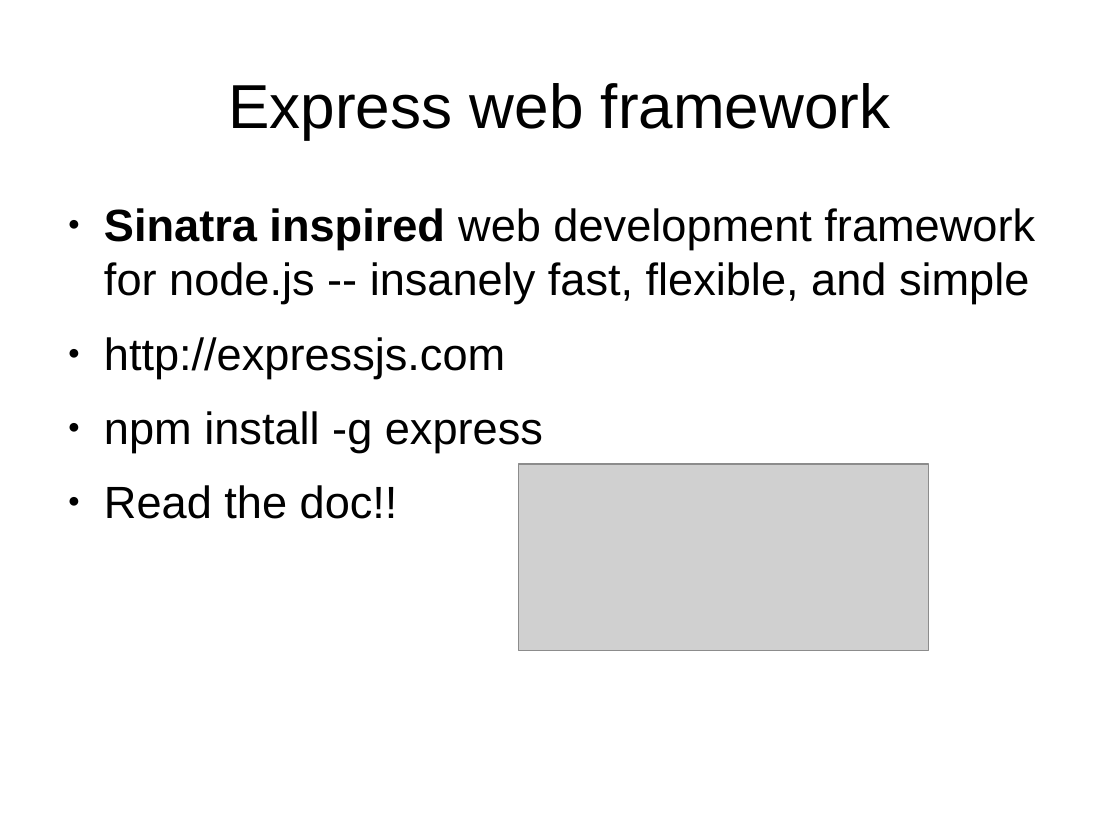
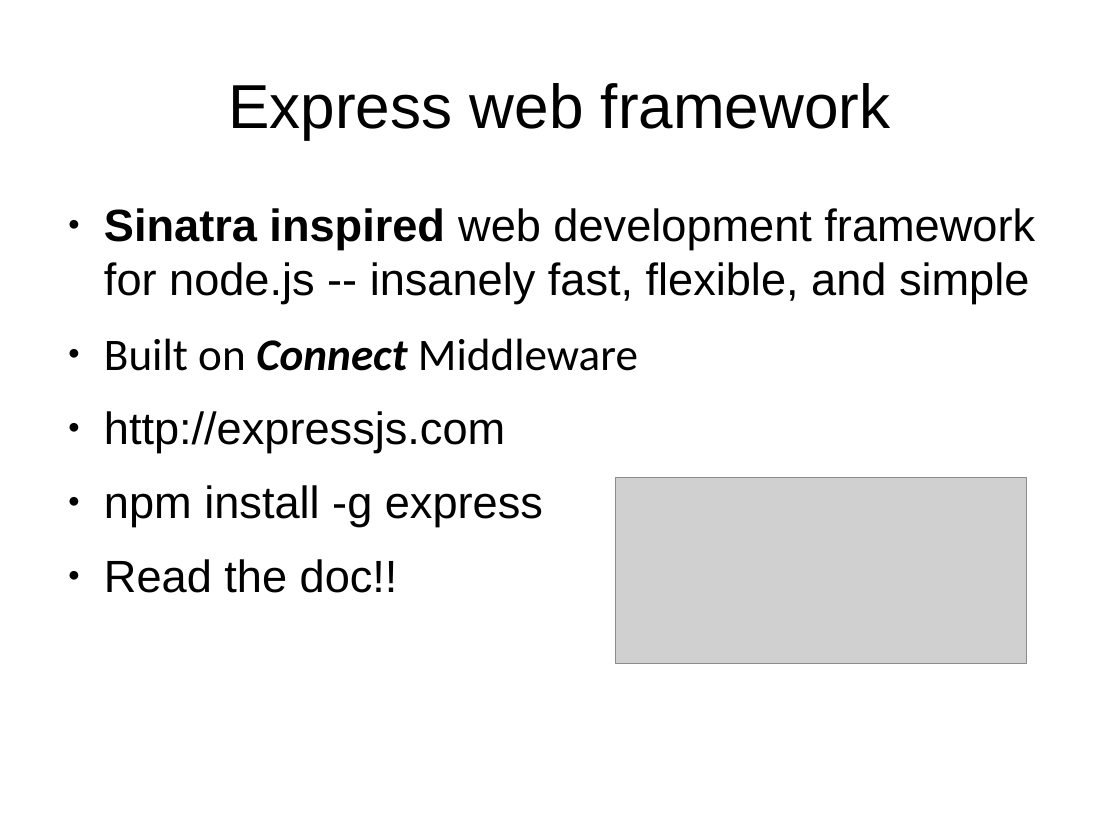
Before and after one commit to dongyuwei/frontend-utils, a slide deck: slide 19 of nodejs-web-dev-demo/nodejs-web-dev.odp. Drawn at 1120x840 pixels with LibreOffice and Linux fonts; fonts in the diff are those of the drawing; grey boxes stand for pictures. Boxes give left, top, right and bottom in pixels: in the first picture for what was removed or moved away, otherwise in the second. Text is boxed around its words. In the diff, an @@ line names an element or a change of style, - is before the commit and + after.

Commit message:
update express intro

```diff
--- a/nodejs-web-dev-demo/nodejs-web-dev.odp
+++ b/nodejs-web-dev-demo/nodejs-web-dev.odp
@@ text at bbox=[104, 338, 638, 371]: paragraph added @@
+● Built on Connect Middleware
@@ picture: place and size @@
-picture at bbox=[518, 464, 929, 650]
+picture at bbox=[616, 478, 1026, 664]
```
Also in this commit, not shown: 2 other slides changed, 5 slides added, 1 other file.
